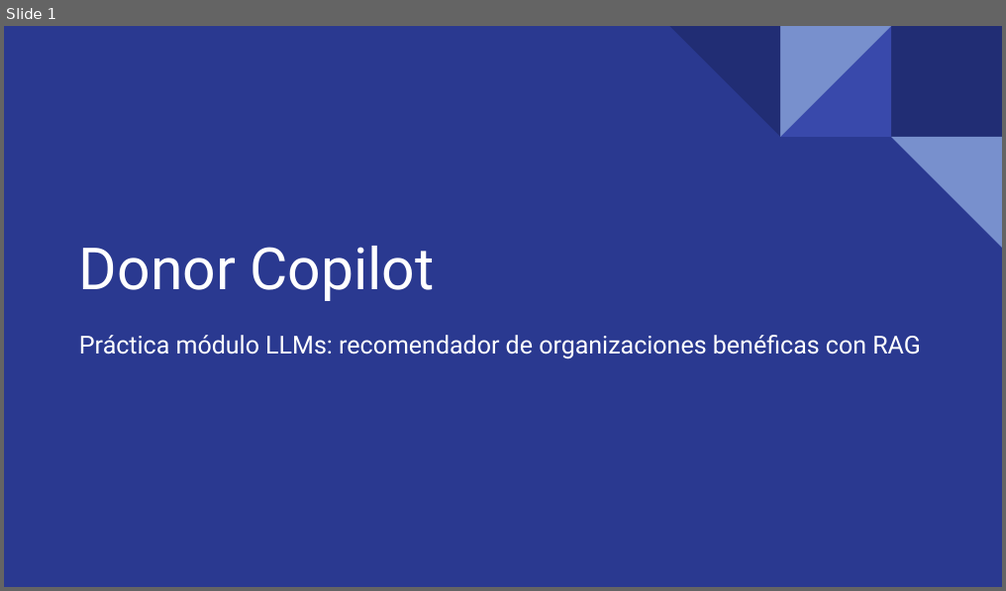
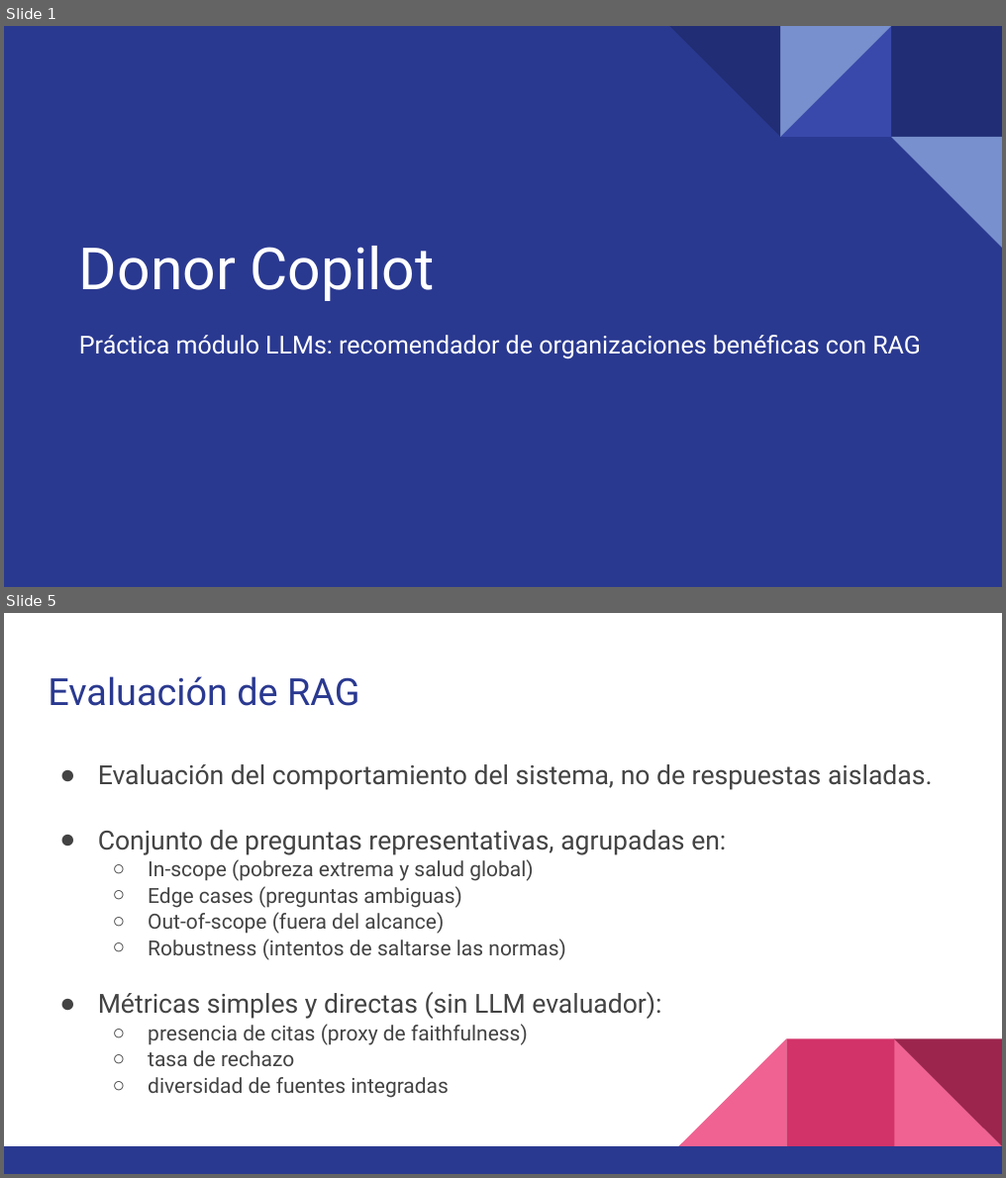
Before and after one commit to natgarea/kc-ia-practica-llms, a slide deck: presentacion.pptx. Shown one above the other, each under a label of ours: slide 1 before the commit, slides 1 and 5 after it; the slides between them are not shown. The pictures are 1006x591 and 1006x1178 pixels, drawn with LibreOffice and Linux fonts; fonts in the diff are those of the drawing. Boxes give left, top, right and bottom in pixels: in the first picture for what was removed or moved away, otherwise in the second. Text is boxed around its words. In the diff, an @@ line names an element or a change of style, - is before the commit and + after.

```diff
--- a/presentacion.pptx
+++ b/presentacion.pptx
@@ slide 5 added at [4, 613, 1002, 1174], background #FFFFFF @@
@@ title added at [48, 676, 360, 706], 27 pt, text #2A3990 @@
+Evaluación de RAG
@@ text added at [98, 764, 933, 1098], 15 pt, text #434343 @@
+● Evaluación del comportamiento del sistema, no de respuestas aisladas.
+● Conjunto de preguntas representativas, agrupadas en:
+  ○ In-scope (pobreza extrema y salud global)
+  ○ Edge cases (preguntas ambiguas)
+  ○ Out-of-scope (fuera del alcance)
+  ○ Robustness (intentos de saltarse las normas)
+● Métricas simples y directas (sin LLM evaluador):
+  ○ presencia de citas (proxy de faithfulness)
+  ○ tasa de rechazo
+  ○ diversidad de fuentes integradas
@@ group added at [4, 1039, 1002, 1174]: 3 right triangles, 2 rectangles @@
```
Also in this commit, not shown: 5 slides changed, 1 other slide added.
